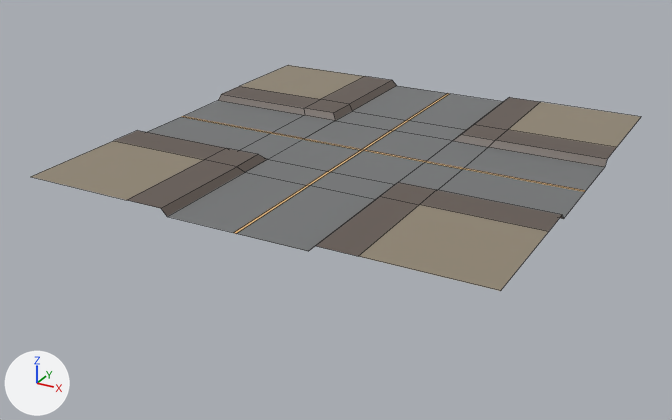
One commit to the FBX model Assets/Models/Cruzamento.fbx: the scene before it, then after it.
Camera for both pictures: a camera (50 mm lens) standing at (1.78, -3.49, 1.4) and looking at (-0.07, -0.12, -0.29). The axes (+X, +Y, +Z) are drawn at lower left. The lights are the same throughout. Mesh edges are drawn as thin lines. Where no turn or scale is listed for an object, it has been applied to the vertices.

Objects in the first picture: 'Cruzamento'.
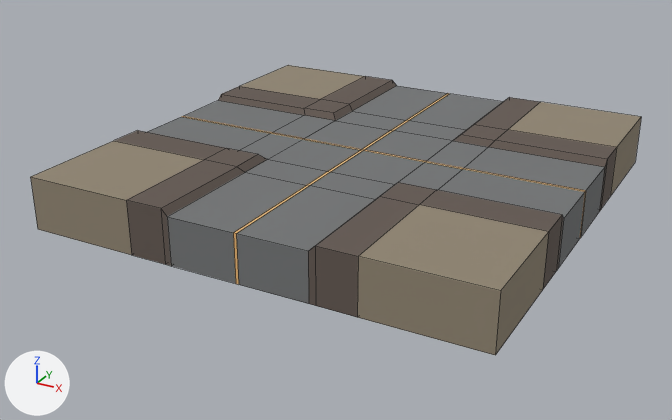
The newer file is also turned or shifted as a whole; pictures and numbers use the older file's frame.

Boxes (x1, y1, x2, y2) around the edits, measured in the pictures (672 x 420 px):
```json
{"object": "Cruzamento", "change": "reshaped", "before": [31, 65, 641, 291], "after": [31, 65, 641, 355], "on screen": "28% taller"}
{"part": 1, "of": "me_cruzamento", "change": "added", "after": [31, 118, 641, 355]}
```

Edits to the scene script, one JSON object a line:
```json
{"block": "me_cruzamento", "where": "# used by ob_cruzamento; location = (0.0, 0.0, 0.0)"}
{"op": "remove", "block": "me_cruzamento", "code": "me_cruzamento.from_pydata(...)  # 84 vertices, 65 faces; spans x -1.0..1.0, y -1.0..1.0, z -0.03..0.0"}
{"op": "add", "block": "me_cruzamento", "code": "me_cruzamento.from_pydata(...)  # 168 vertices, 166 faces; spans x -1.0..1.0, y -1.0..1.0, z -0.23..0.0"}
{"block": "me_cruzamento", "change": "me_cruzamento part 1"}
{"block": "me_cruzamento", "change": "48 vertices are added at x -0.5..0.5, y -0.5..0.5, z -0.23"}
{"block": "me_cruzamento", "change": "20 new vertices lie (0.0, 0.0, -0.23) away from vertices in x -1.0..1.0, y -1.0..1.0, z 0.0"}
{"block": "me_cruzamento", "change": "16 new vertices lie (0.0, 0.0, -0.2) away from vertices in x -1.0..1.0, y -1.0..1.0, z -0.03"}
{"block": "me_cruzamento", "change": "101 new faces join them"}
```
